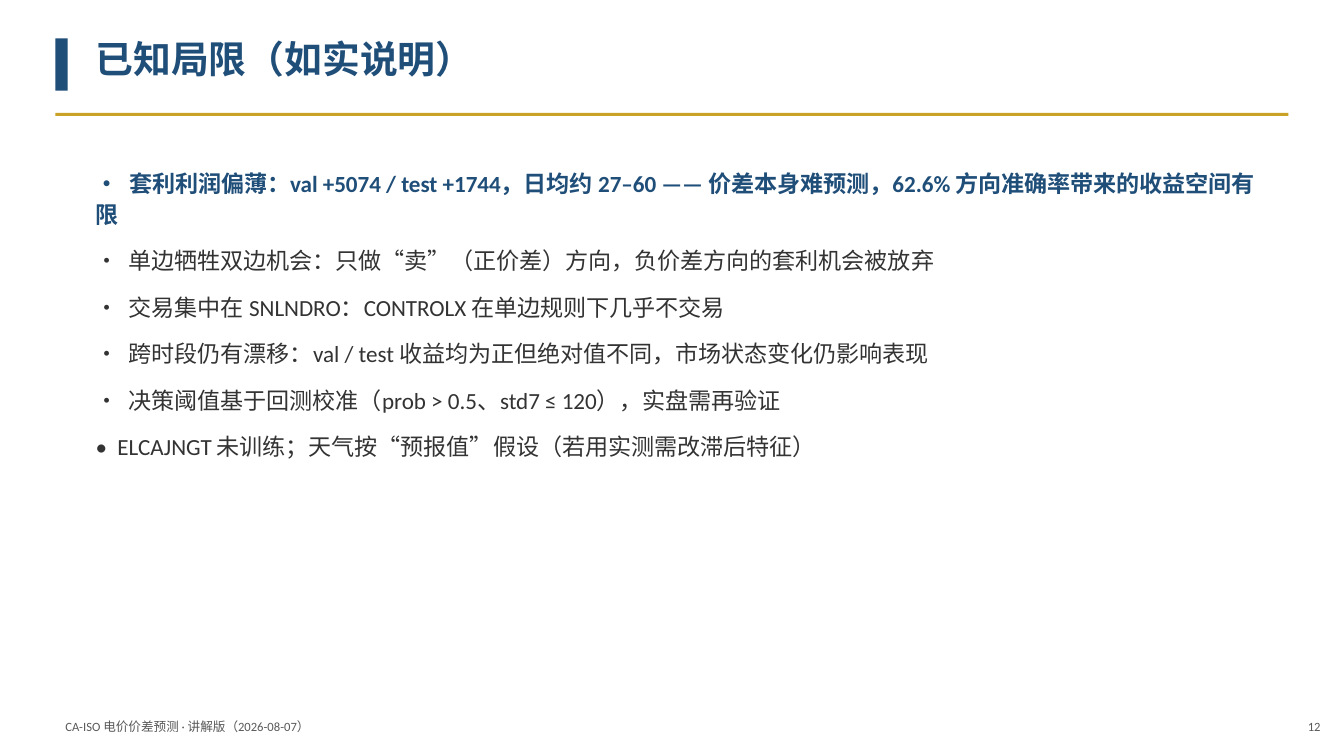
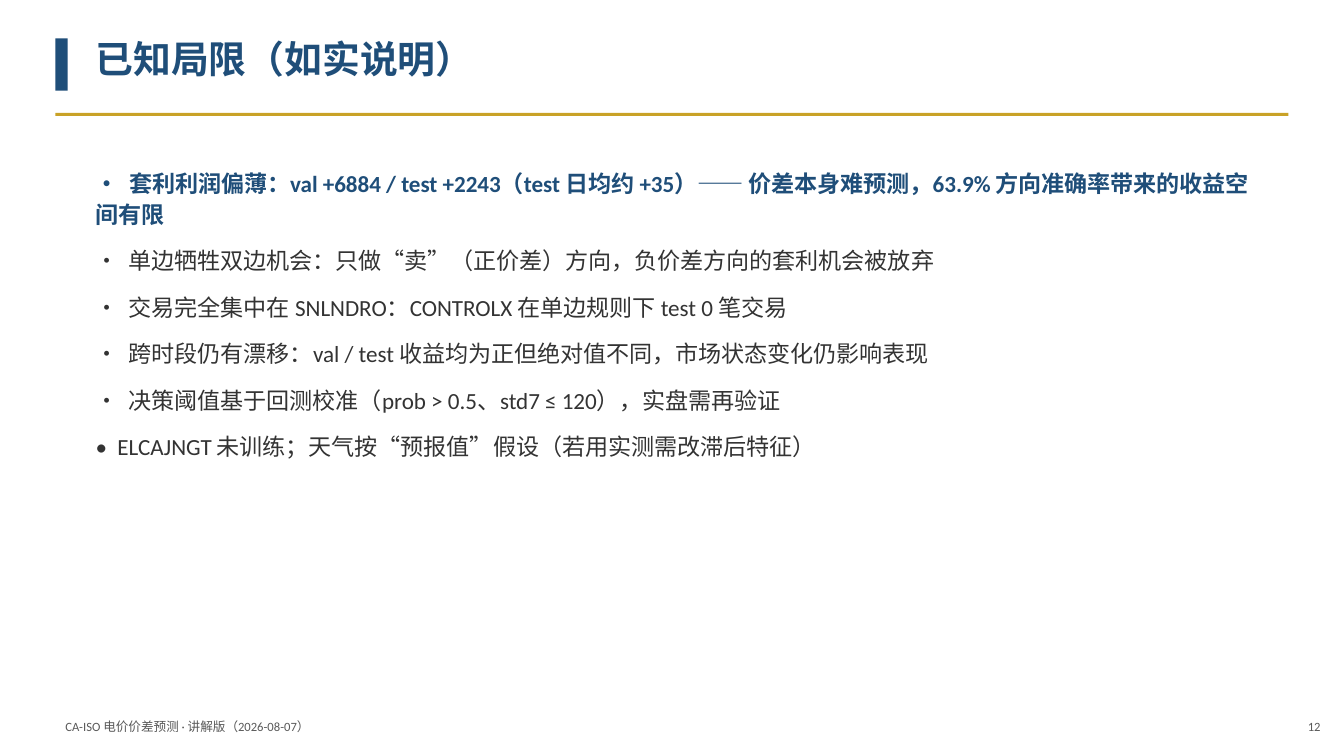
Before and after one commit to ice-kora/ca-power-spread-agent, a slide deck: slide 12 of code/deliverables/讲解版.pptx. Drawn at 1344x756 pixels with LibreOffice and Linux fonts; fonts in the diff are those of the drawing. Boxes give left, top, right and bottom in pixels: in the first picture for what was removed or moved away, otherwise in the second. Text is boxed around its words. In the diff, an @@ line names an element or a change of style, - is before the commit and + after.

```diff
--- a/code/deliverables/讲解版.pptx
+++ b/code/deliverables/讲解版.pptx
@@ text at (96,172,1249,225): text changed @@
-• 套利利润偏薄：val +5074 / test +1744，日均约 27–60 —— 价差本身难预测，62.6% 方向准确率带来的收益空间有限
+• 套利利润偏薄：val +6884 / test +2243（test 日均约 +35）—— 价差本身难预测，63.9% 方向准确率带来的收益空间有限
@@ text at (129,296,787,318): text changed @@
-• 交易集中在 SNLNDRO：CONTROLX 在单边规则下几乎不交易
+• 交易完全集中在 SNLNDRO：CONTROLX 在单边规则下 test 0 笔交易
```
Also in this commit, not shown: 8 other slides changed, 3 other files.
